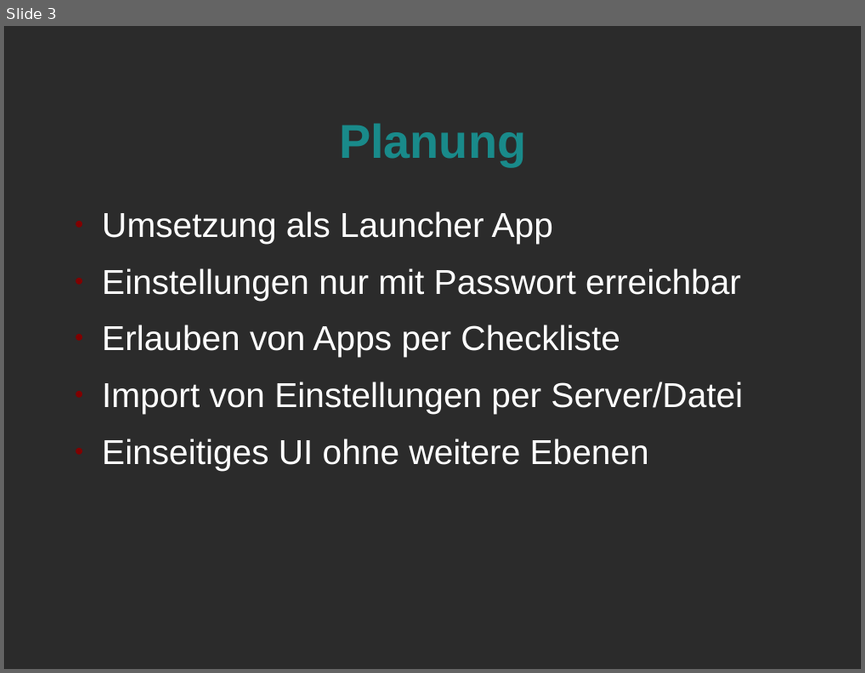
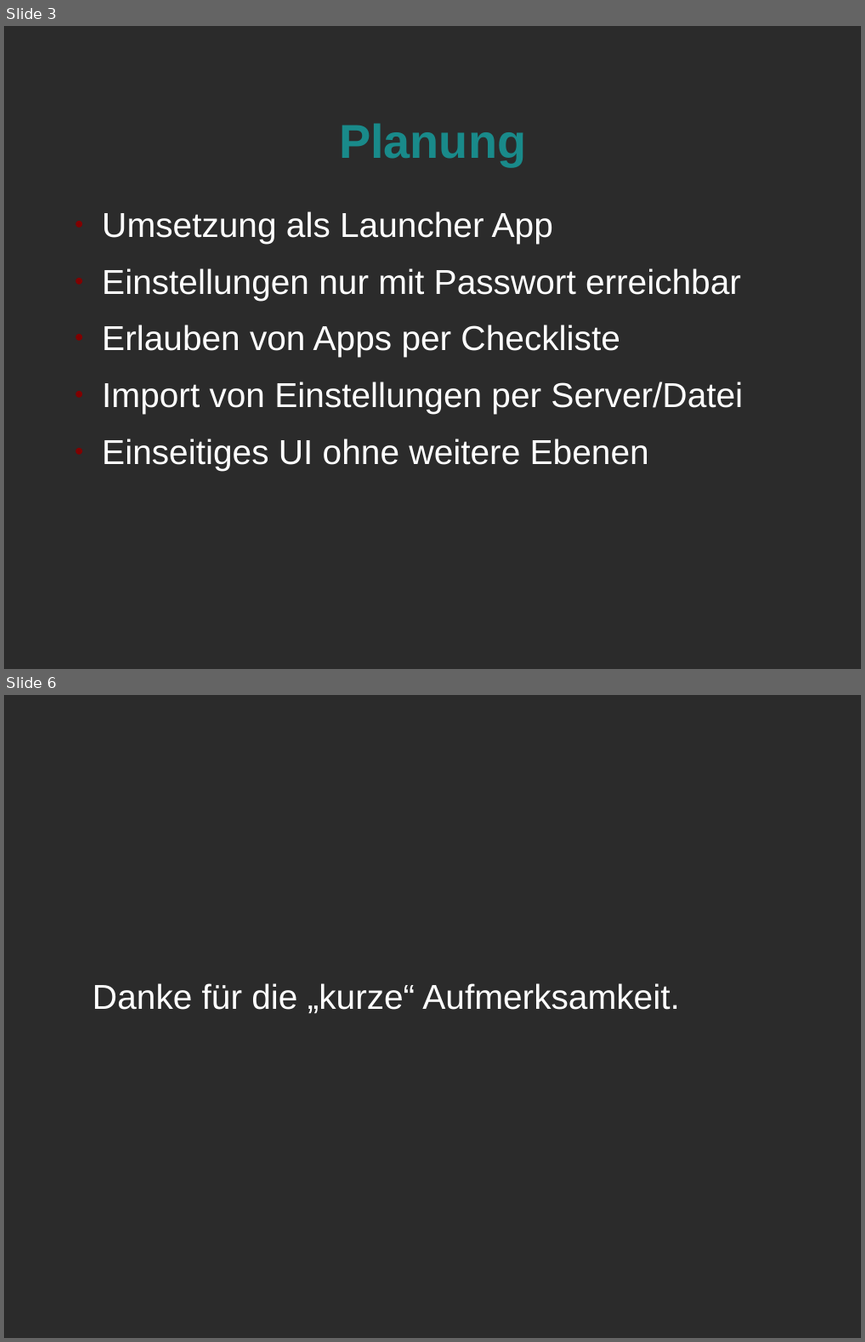
Before and after one commit to jessejin/Kiosk, a slide deck: doc/Rev1_präsi.odp. Shown one above the other, each under a label of ours: slide 3 before the commit, slides 3 and 6 after it; the slides between them are not shown. The pictures are 865x673 and 865x1342 pixels, drawn with LibreOffice and Linux fonts; fonts in the diff are those of the drawing; background and template pictures are left out; a plain dark background stands for a picture behind light text. Boxes give left, top, right and bottom in pixels: in the first picture for what was removed or moved away, otherwise in the second. Text is boxed around its words. In the diff, an @@ line names an element or a change of style, - is before the commit and + after.

```diff
--- a/doc/Rev1_präsi.odp
+++ b/doc/Rev1_präsi.odp
@@ slide 6 added at [4,695,861,1338], background picture (left out) @@
@@ subtitle added at [92,983,679,1014], 32 pt, text #FFFFFF @@
+Danke für die „kurze“ Aufmerksamkeit.
```
Also in this commit, not shown: 1 slide changed, 1 other slide added.
